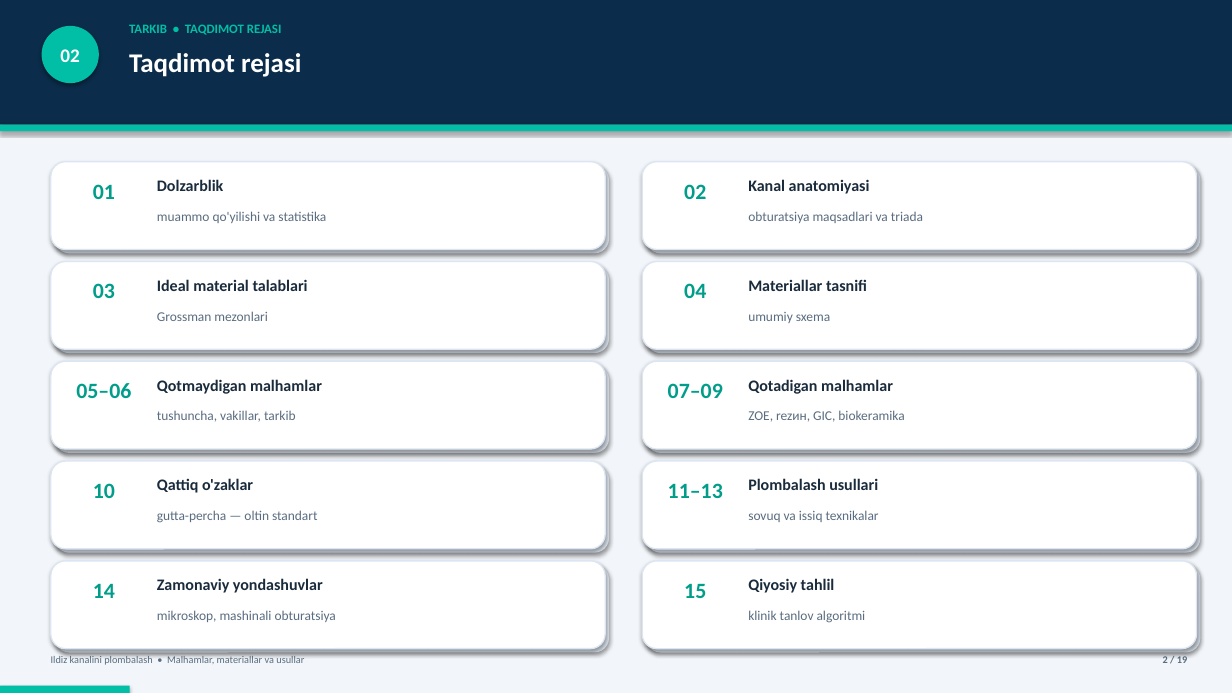
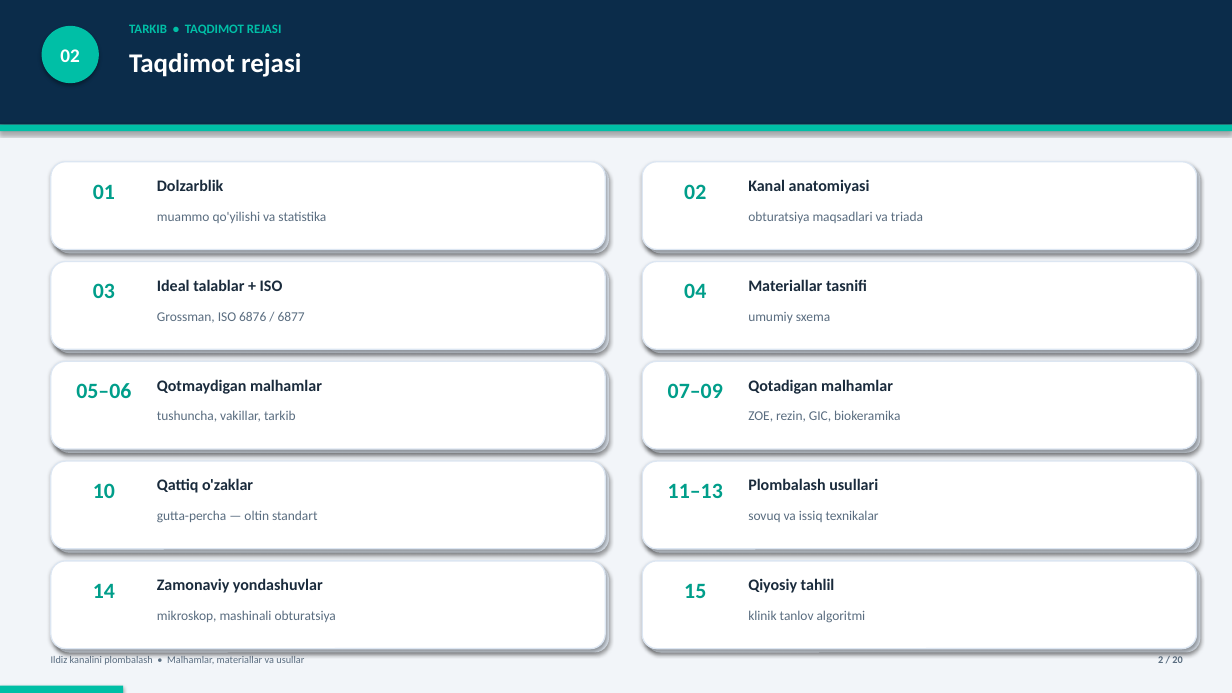
Before and after one commit to jabborovd18-collab/jdakimyo, a slide deck: slide 2 of Ildiz_kanalini_plombalash_taqdimot.pptx. Drawn at 1232x693 pixels with LibreOffice and Linux fonts; fonts in the diff are those of the drawing. Boxes give left, top, right and bottom in pixels: in the first picture for what was removed or moved away, otherwise in the second. Text is boxed around its words. In the diff, an @@ line names an element or a change of style, - is before the commit and + after.

```diff
--- a/Ildiz_kanalini_plombalash_taqdimot.pptx
+++ b/Ildiz_kanalini_plombalash_taqdimot.pptx
@@ text at bbox=[157, 279, 283, 291]: text changed @@
-Ideal material talablari
+Ideal talablar + ISO
@@ text at bbox=[157, 312, 305, 323]: text changed @@
-Grossman mezonlari
+Grossman, ISO 6876 / 6877
@@ text at bbox=[748, 410, 900, 422]: text changed @@
-ZOE, rezин, GIC, biokeramika
+ZOE, rezin, GIC, biokeramika
@@ text at bbox=[1158, 656, 1182, 663]: text changed @@
-2 / 19
+2 / 20
@@ rectangle: place and size @@
-rectangle at bbox=[0, 686, 129, 693]
+rectangle at bbox=[0, 686, 123, 693]
```
Also in this commit, not shown: 17 other slides changed, 2 slides added, 1 slide removed, 11 other files.
